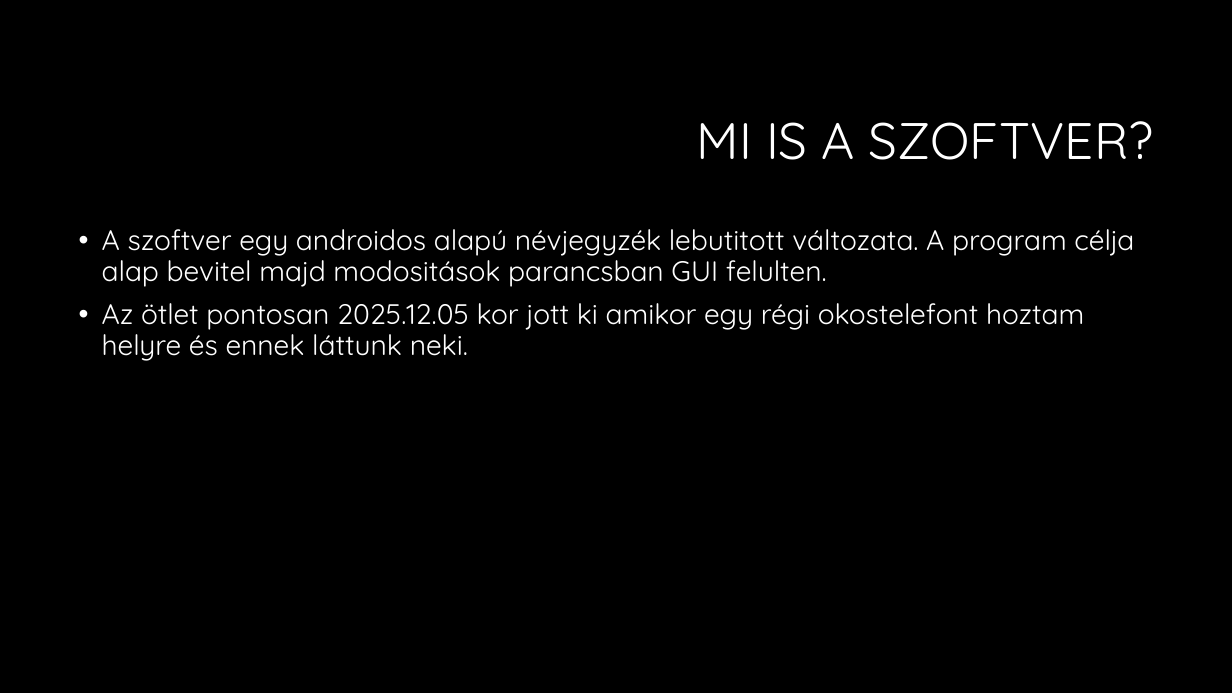
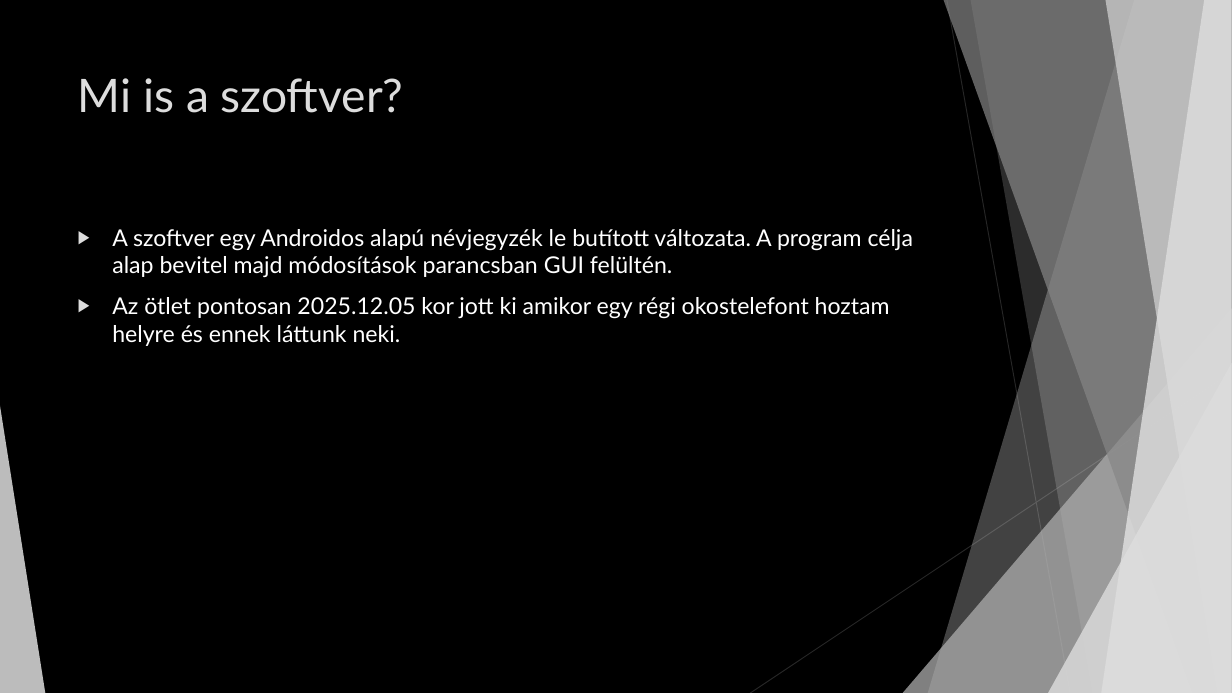
Before and after one commit to figurapeter-10327-hue/rudolfosujitottrepo, a slide deck: slide 3 of Kapcsolati ALkalmazás.pptx. Drawn at 1232x693 pixels with LibreOffice and Linux fonts; fonts in the diff are those of the drawing; background and template pictures are left out. Boxes give left, top, right and bottom in pixels: in the first picture for what was removed or moved away, otherwise in the second. Text is boxed around its words. In the diff, an @@ line names an element or a change of style, - is before the commit and + after.

```diff
--- a/Kapcsolati ALkalmazás.pptx
+++ b/Kapcsolati ALkalmazás.pptx
@@ title "Mi is a szoftver?" at (78, 78, 404, 113): vertical alignment middle to top @@
@@ title at (78, 78, 404, 113): text changed; size 40 to 36 pt; font Quicksand to Lato; text colour #FFFFFF to #DDDDDD @@
-MI IS A SZOFTVER?
+Mi is a szoftver?
@@ text at (112, 229, 913, 278): text changed; size 22 to 18 pt; font Quicksand to Lato @@
-• A szoftver egy androidos alapú névjegyzék lebutitott változata. A program célja alap bevitel majd modositások parancsban GUI felulten.
+▶ A szoftver egy Androidos alapú névjegyzék le butított változata. A program célja alap bevitel majd módosítások parancsban GUI felültén.
@@ text at (112, 297, 890, 346): size 22 to 18 pt, font Quicksand to Lato in "Az ötlet pontosan 2025.12.05 kor jott ki ..."; bullet • to ▶; line spacing 0.9 to 1 @@
@@ group added at (0, 0, 1232, 693): 5 freeform shapes, 3 triangles, 2 lines @@
```
Also in this commit, not shown: 8 other slides changed.
